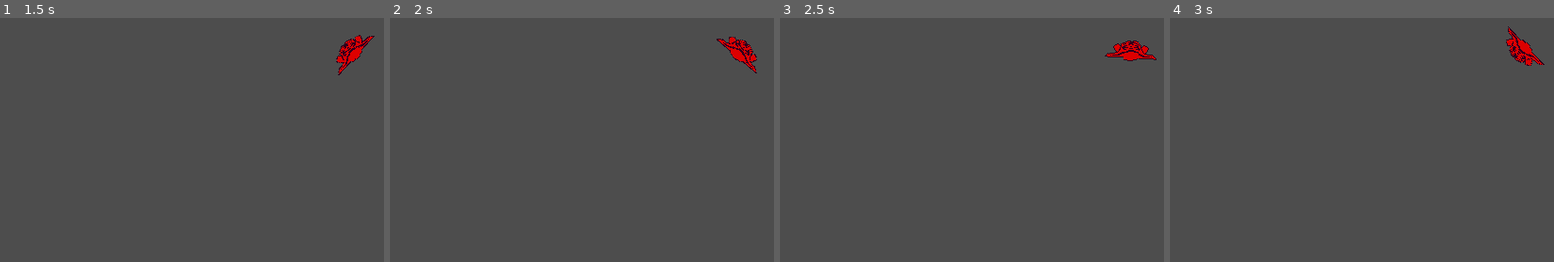
Above: before the commit, frames 1-4 (left to right).
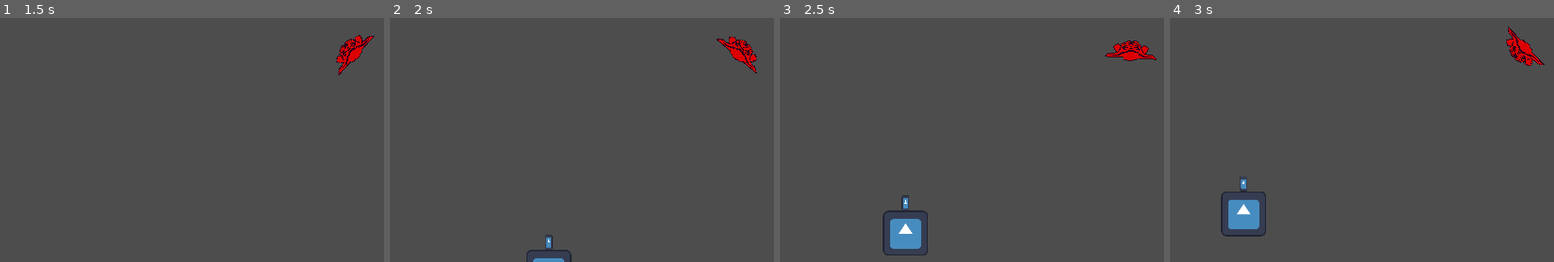
Above: after the commit, the same moments.

Repository: sialiss/GMTK-gamejam2023
Game: Godot game, scene res://Scenes/Sea/Sea.tscn
Same seed, same stepped clock (60 frames per second), same inputs: the game is played once before the commit and once after it. The engine's default icon, where the game draws it, is replaced by a stand-in: a white triangle on a blue panel in a dark square.
Inputs:
- Up to frame 1 (1.5 s): tap Enter at 0.5 s; hold D (move_right) 0.53-1.28 s; hold S (move_down) from 1.28 s (still down)
- Up to frame 2 (2 s): keep holding S (move_down)
- Up to frame 3 (2.5 s): release S (move_down) at 2.03 s; hold D (move_right) from 2.03 s (still down)
- Up to frame 4 (3 s): release D (move_right) at 2.78 s; hold W (move_up) from 2.78 s (still down)

Frame 1 is identical in both runs. In frame 2, 0.3% of the frame differs, in the area x 35-48%, y 88-100%; in frame 3, 1.3%, in the area x 26-39%, y 72-98%; in frame 4, 1.3%.

Commit message:
dipsi dipsi dipsi dipsi!!!

Diff:
--- a/Scenes/Creature/Creature.gd
+++ b/Scenes/Creature/Creature.gd
@@ -12,5 +12,8 @@
 	constant_force = input * force
 
 
-	var angle = Vector2.UP.rotated(global_rotation).angle_to(input)
-	constant_torque = angle * torque
+	if input == Vector2.ZERO:
+		constant_torque = 0
+	else:
+		var angle = Vector2.UP.rotated(global_rotation).angle_to(input)
+		constant_torque = angle * torque
--- a/Scenes/Sea/Sea.tscn
+++ b/Scenes/Sea/Sea.tscn
@@ -1,6 +1,7 @@
-[gd_scene load_steps=3 format=3 uid="uid://bg5tc2suqrt5x"]
+[gd_scene load_steps=4 format=3 uid="uid://bg5tc2suqrt5x"]
 
 [ext_resource type="PackedScene" uid="uid://c531hmqy1ihyj" path="res://Scenes/Creature/Creature.tscn" id="1_2i86a"]
+[ext_resource type="PackedScene" uid="uid://djqqcw56r6tas" path="res://Scenes/Enemies/Base/Base.tscn" id="2_ebr7j"]
 
 [sub_resource type="WorldBoundaryShape2D" id="WorldBoundaryShape2D_h6fe1"]
 
@@ -14,3 +15,6 @@
 
 [node name="CollisionShape2D" type="CollisionShape2D" parent="StaticBody2D"]
 shape = SubResource("WorldBoundaryShape2D_h6fe1")
+
+[node name="Base" parent="." instance=ExtResource("2_ebr7j")]
+position = Vector2(128, 304)
Not shown, added: Assets/Textures/HumanEnemies/Boss/Base1.png.import
